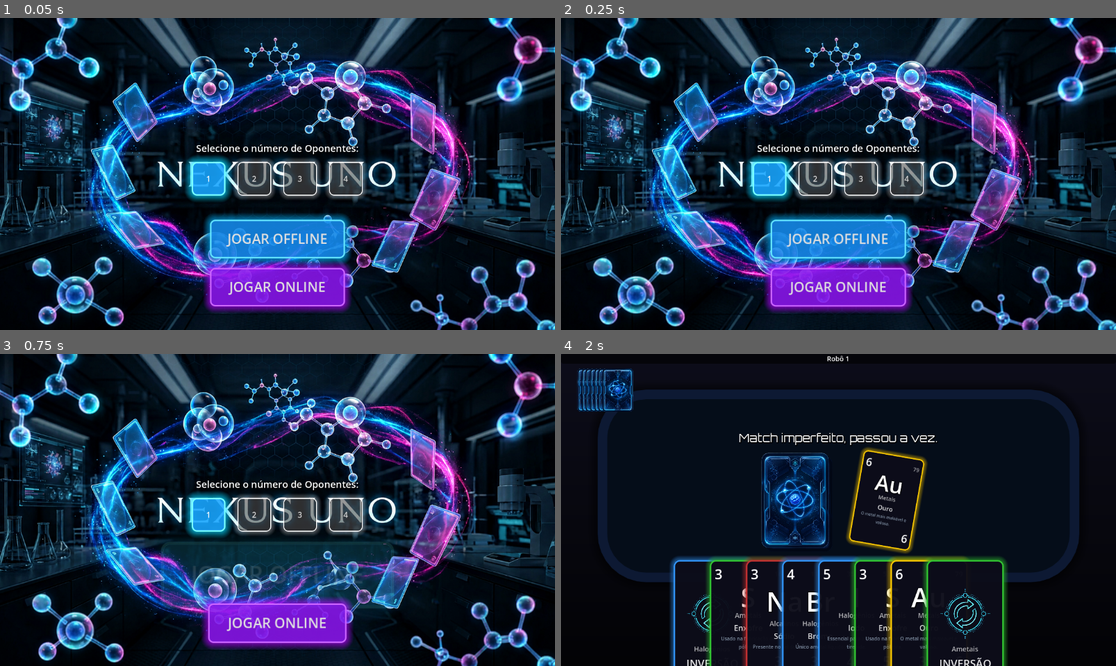
Above: before the commit, frames 1-4 (two rows, left to right).
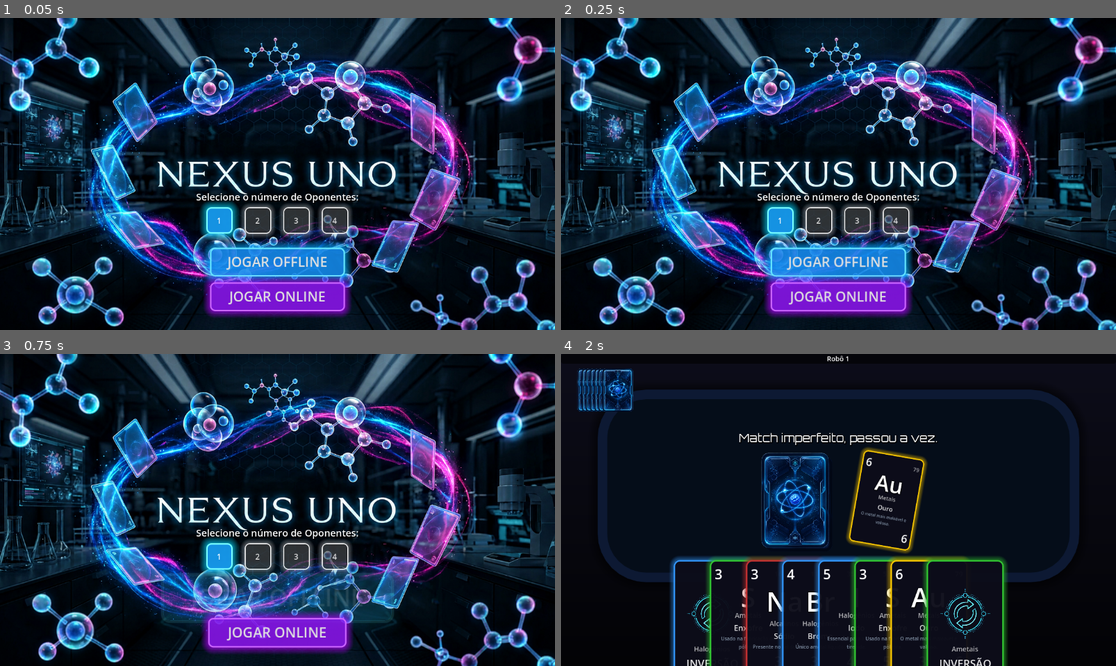
Above: after the commit, the same moments.

Repository: profthiagomendonca/Nexus_uno
Game: Godot game, scene res://scenes/MainMenu.tscn
Two runs of this game, one before a commit and one after it. Both use one fixed random seed, a clock stepped at 60 frames per second and the inputs below. Sound files missing from this copy of the repository are replaced by a short silence.
Inputs (mouse positions are in pixels of both pictures, inside the frame that each line leads up to):
- Up to frame 1 (0.05 s): no input
- Up to frame 2 (0.25 s): no input
- Up to frame 3 (0.75 s): click "JOGAR OFFLINE" at 0.5 s
- Up to frame 4 (2 s): click (794, 500) at 1.25 s

The runs differ from the first frame. In frame 1, 12% of the frame differs, in the area x 33-66%, y 40-96%; in frame 2, 12%; in frame 3, 12%, in the area x 28-72%, y 40-96%; in frame 4, nothing differs.

Commit message:
UI: Adjust MainMenu layout size and spacing to prevent number of oponents overlapping NEXUS UNO title

Diff:
--- a/scenes/MainMenu.tscn
+++ b/scenes/MainMenu.tscn
@@ -43,17 +43,17 @@
 anchor_right = 0.5
 anchor_bottom = 1.0
 offset_left = -300.0
-offset_top = -420.0
+offset_top = -320.0
 offset_right = 300.0
-offset_bottom = -20.0
+offset_bottom = -10.0
 grow_horizontal = 2
 grow_vertical = 0
-theme_override_constants/separation = 20
+theme_override_constants/separation = 12
 alignment = 1
 
 [node name="VBox" type="VBoxContainer" parent="Center"]
 layout_mode = 2
-theme_override_constants/separation = 15
+theme_override_constants/separation = 8
 
 [node name="Label" type="Label" parent="Center/VBox"]
 layout_mode = 2
@@ -70,35 +70,35 @@
 alignment = 1
 
 [node name="Btn1" type="Button" parent="Center/VBox/HBox"]
-custom_minimum_size = Vector2(70, 70)
+custom_minimum_size = Vector2(55, 55)
 layout_mode = 2
 theme_override_styles/normal = ExtResource("5_glass")
 text = "1"
 
 [node name="Btn2" type="Button" parent="Center/VBox/HBox"]
-custom_minimum_size = Vector2(70, 70)
+custom_minimum_size = Vector2(55, 55)
 layout_mode = 2
 theme_override_styles/normal = ExtResource("5_glass")
 text = "2"
 
 [node name="Btn3" type="Button" parent="Center/VBox/HBox"]
-custom_minimum_size = Vector2(70, 70)
+custom_minimum_size = Vector2(55, 55)
 layout_mode = 2
 theme_override_styles/normal = ExtResource("5_glass")
 text = "3"
 
 [node name="Btn4" type="Button" parent="Center/VBox/HBox"]
-custom_minimum_size = Vector2(70, 70)
+custom_minimum_size = Vector2(55, 55)
 layout_mode = 2
 theme_override_styles/normal = ExtResource("5_glass")
 text = "4"
 
 [node name="Spacer2" type="Control" parent="Center"]
-custom_minimum_size = Vector2(0, 10)
+custom_minimum_size = Vector2(0, 5)
 layout_mode = 2
 
 [node name="StartBtn" type="Button" parent="Center"]
-custom_minimum_size = Vector2(280, 80)
+custom_minimum_size = Vector2(280, 60)
 layout_mode = 2
 size_flags_horizontal = 4
 theme_override_font_sizes/font_size = 28
@@ -106,7 +106,7 @@
 text = "JOGAR OFFLINE"
 
 [node name="OnlineBtn" type="Button" parent="Center"]
-custom_minimum_size = Vector2(280, 80)
+custom_minimum_size = Vector2(280, 60)
 layout_mode = 2
 size_flags_horizontal = 4
 theme_override_font_sizes/font_size = 28
Not shown, changed: build_web/Index.html
Not shown, changed: build_web/game.pck
